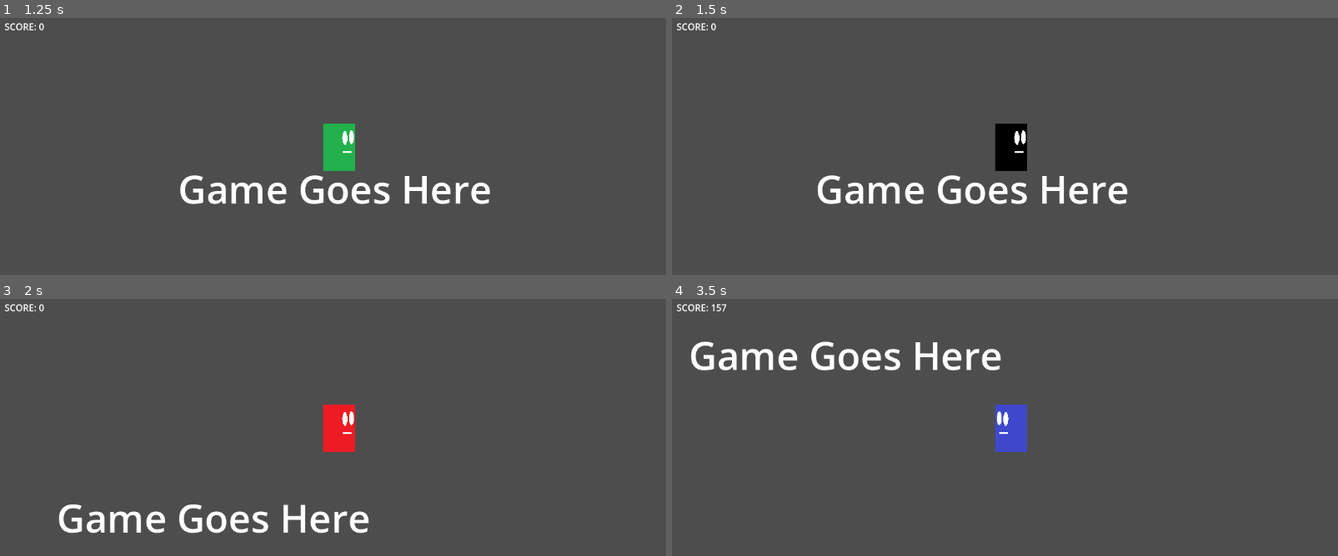
Above: before the commit, frames 1-4 (two rows, left to right).
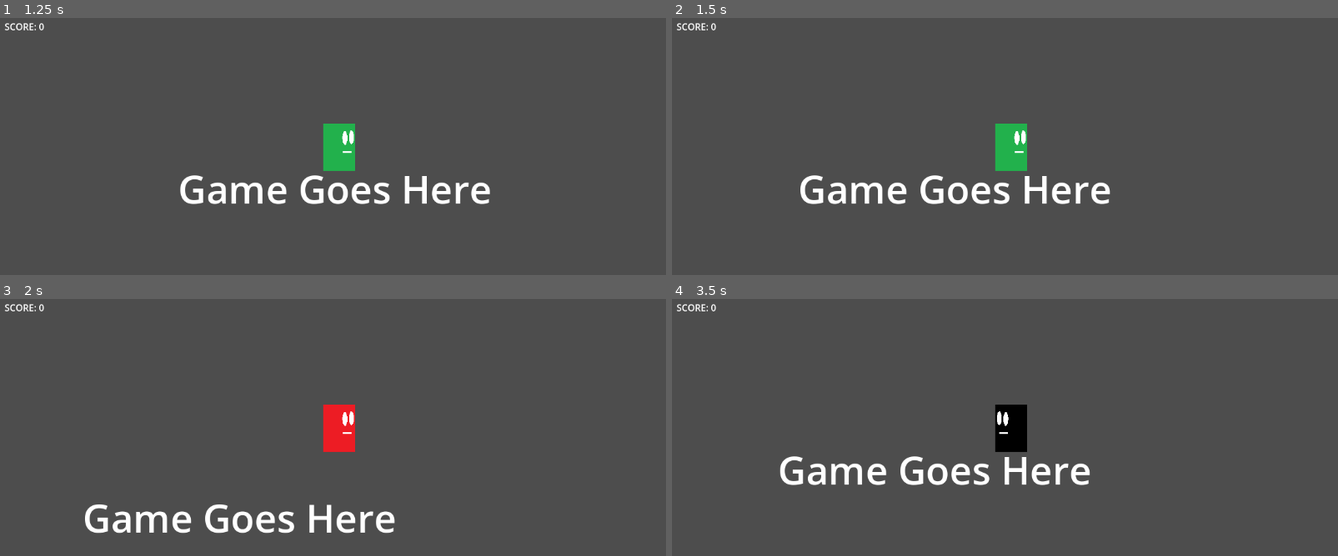
Above: after the commit, the same moments.

Repository: red-star-fighter/Test-Game-Project-2
Game: Godot game, scene res://Main Menu.tscn
Two runs of this game, one before a commit and one after it. Both use one fixed random seed, a clock stepped at 60 frames per second and the inputs below.
Inputs:
- Up to frame 1 (1.25 s): click "Play" at 0.5 s
- Up to frame 2 (1.5 s): tap Enter at 1.25 s; hold D (moveRight) from 1.28 s (still down); tap Shift (shift) at 1.35 s
- Up to frame 3 (2 s): keep holding D (moveRight); tap Space (jump) at 1.52 s
- Up to frame 4 (3.5 s): tap Shift (shift) at 2.1, 2.85 s; tap Space (jump) at 2.27 s; release D (moveRight) at 2.78 s; hold A (moveLeft) from 2.78 s (still down)

Frame 1 is identical in both runs. In frame 2, 3.6% of the frame differs, in the area x 19-69%, y 41-73%; in frame 3, 2.6%; in frame 4, 4.7%, in the area x 2-63%, y 1-73%.

Commit message:
dashing mechanic
created and tweaking

Diff:
--- a/Player/Player.gd
+++ b/Player/Player.gd
@@ -43,12 +43,12 @@
 
 	# Plays animations for player movement.
 	if Input.is_action_just_pressed("shift"):
-		velocity.x = direction * SPEED
+		velocity.x = direction * SPEED * 5
 		if velocity.y == 0:
 			anim.play("Run")
 		if velocity.y > 0:
 			anim.play("Fall")
-	elif direction:
+	elif direction and velocity.x < abs(SPEED):
 		velocity.x = direction * SPEED
 		if velocity.y == 0:
 			anim.play("Run")
